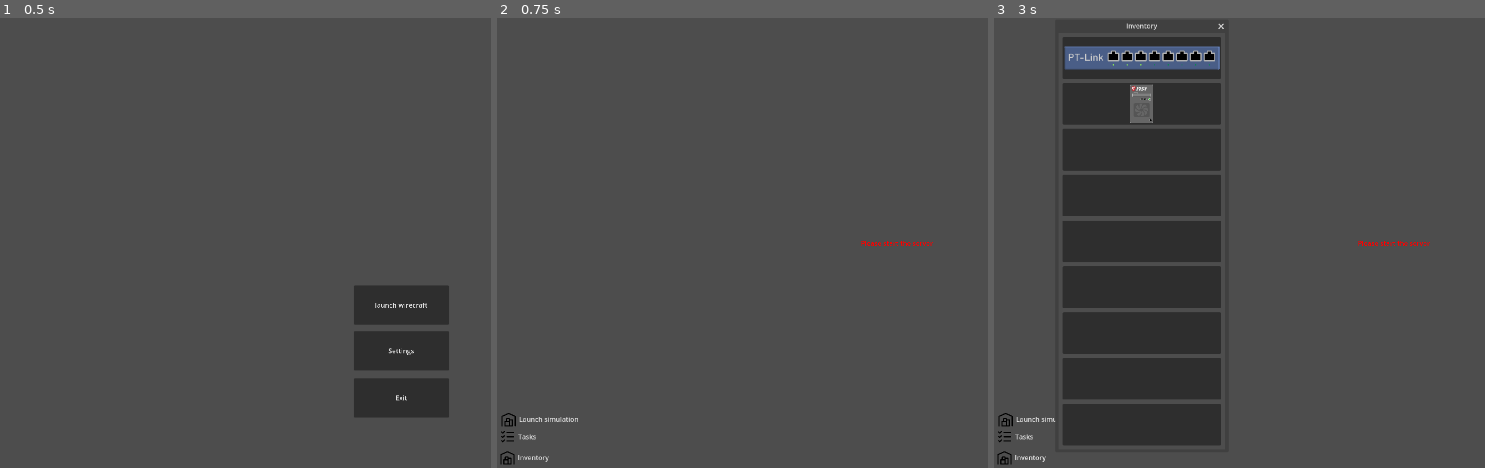
Above: before the commit, frames 1-3 (left to right).
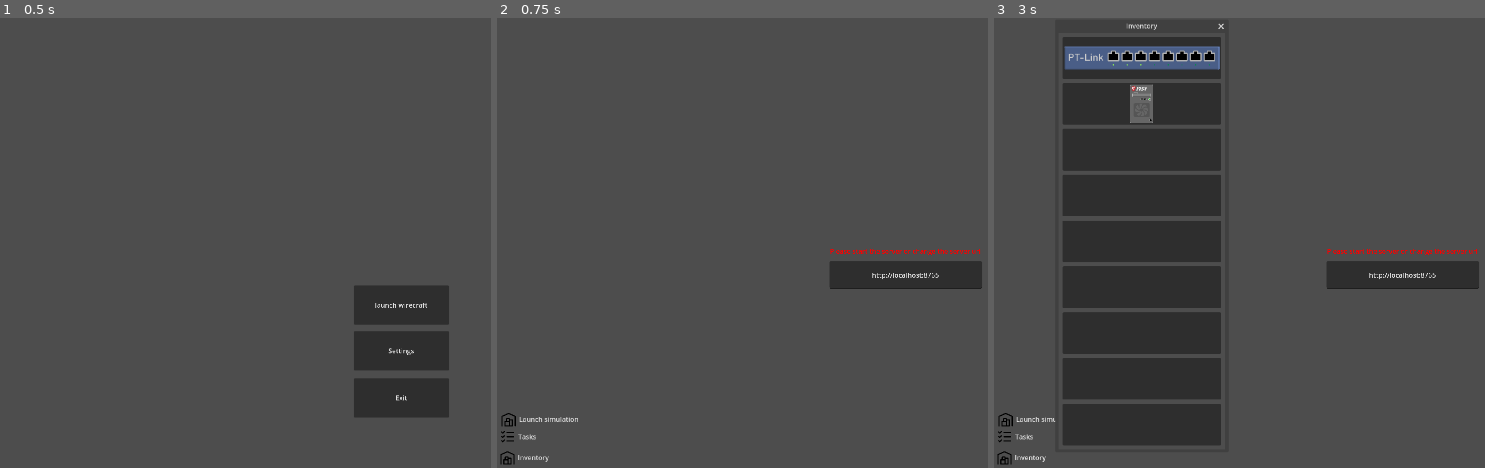
Above: after the commit, the same moments.

Repository: wirecraft-team/wirecraft
Game: Godot game, scene res://scenes/Menu.tscn
The game is run twice, just before and just after one commit, with the same random seed, the same clock (stepped at 60 frames per second) and the same inputs.
Inputs:
- Up to frame 1 (0.5 s): no input
- Up to frame 2 (0.75 s): click "launch wirecraft" at 0.5 s
- Up to frame 3 (3 s): click "Launch simulation" at 1.25 s; click "Launch simulation" at 2 s; click "Inventory" at 2.75 s

Frame 1 is identical in both runs. In frame 2, 2.1% of the frame differs, in the area x 67-99%, y 49-61%; in frame 3, 2.2%, in the area x 27-99%, y 1-61%.

Commit message:
feat: levels and server adress

Diff:
--- a/godot/scenes/Game.tscn
+++ b/godot/scenes/Game.tscn
@@ -196,7 +196,7 @@
 
 [node name="TaskWindow" type="Window" parent="CanvasLayer"]
 title = "Task"
-position = Vector2i(18, 36)
+position = Vector2i(0, 36)
 size = Vector2i(675, 722)
 unresizable = true
 script = ExtResource("10_qy1jj")
@@ -206,21 +206,29 @@
 offset_bottom = 40.0
 
 [node name="ServerText" type="RichTextLabel" parent="CanvasLayer"]
-anchors_preset = 8
-anchor_left = 0.5
-anchor_top = 0.5
-anchor_right = 0.5
-anchor_bottom = 0.5
-offset_left = -98.5
-offset_top = -18.5
-offset_right = 98.5
-offset_bottom = 18.5
-grow_horizontal = 2
-grow_vertical = 2
+offset_left = 735.0
+offset_top = 470.0
+offset_right = 1227.0
+offset_bottom = 650.0
 bbcode_enabled = true
-text = "[color=#ff0000]Please start the server[/color]"
+text = "[color=#ff0000]Please start the server or change the server url[/color]"
 horizontal_alignment = 1
 vertical_alignment = 1
+
+[node name="ServerUrl" type="LineEdit" parent="CanvasLayer/ServerText"]
+layout_mode = 1
+anchors_preset = -1
+anchor_left = -1.673
+anchor_top = -13.95
+anchor_right = -1.673
+anchor_bottom = -13.95
+offset_left = 886.116
+offset_top = 2625.0
+offset_right = 1252.12
+offset_bottom = 2691.0
+text = "http://localhost:8765"
+placeholder_text = "Server url"
+alignment = 1
 
 [node name="LaunchSimulation" type="Button" parent="CanvasLayer"]
 anchors_preset = 2
@@ -264,11 +272,40 @@
 offset_bottom = 925.0
 text = "Submit"
 
+[node name="Sucess" type="Node2D" parent="CanvasLayer"]
+visible = false
+
+[node name="SucessText" type="RichTextLabel" parent="CanvasLayer/Sucess"]
+anchors_preset = 8
+anchor_left = 0.5
+anchor_top = 0.5
+anchor_right = 0.5
+anchor_bottom = 0.5
+offset_left = 861.5
+offset_top = 521.5
+offset_right = 1058.5
+offset_bottom = 558.5
+grow_horizontal = 2
+grow_vertical = 2
+bbcode_enabled = true
+text = "[color=#00ff00]Level Complete ![/color]"
+horizontal_alignment = 1
+vertical_alignment = 1
+
+[node name="NextLevelButton" type="Button" parent="CanvasLayer/Sucess"]
+offset_left = 897.0
+offset_top = 559.0
+offset_right = 1026.0
+offset_bottom = 615.0
+text = "Go to next level"
+
 [connection signal="pressed" from="CanvasLayer/InventoryButton" to="CanvasLayer" method="_on_inventory_button_pressed"]
 [connection signal="close_requested" from="CanvasLayer/InventoryWindow" to="CanvasLayer" method="_on_inventory_window_close_requested"]
 [connection signal="pressed" from="CanvasLayer/InventoryWindow/Control/Add_Switch_Button" to="CanvasLayer/InventoryWindow" method="_on_add_switch_button_pressed"]
 [connection signal="pressed" from="CanvasLayer/InventoryWindow/Control/Add_PC_Button" to="CanvasLayer/InventoryWindow" method="_on_add_pc_button_pressed"]
 [connection signal="pressed" from="CanvasLayer/TaskButton" to="CanvasLayer" method="_on_task_button_pressed"]
 [connection signal="close_requested" from="CanvasLayer/TaskWindow" to="CanvasLayer" method="_on_task_window_close_requested"]
+[connection signal="text_submitted" from="CanvasLayer/ServerText/ServerUrl" to="ws" method="_on_server_url_text_submitted"]
 [connection signal="pressed" from="CanvasLayer/LaunchSimulation" to="ws" method="_on_launch_button_pressed"]
 [connection signal="pressed" from="CanvasLayer/InputGroup/Button" to="ws" method="_on_button_pressed"]
+[connection signal="pressed" from="CanvasLayer/Sucess/NextLevelButton" to="ws" method="_on_next_level_button_pressed"]
--- a/godot/scripts/ws.gd
+++ b/godot/scripts/ws.gd
@@ -1,25 +1,32 @@
 extends Node
-
+@export var level_id = 0
 # The URL we will connect to.
 @export var websocket_url = "ws://localhost:8765"
-
 # Our WebSocketClient instance.
 var socket = WebSocketPeer.new()
 var CableControler = preload("res://scripts/cable_controller.gd")
 
-func _ready():
-	# Initiate connection to the given URL.
+
+func connect_to_server():
+	socket = WebSocketPeer.new()
 	var err = socket.connect_to_url(websocket_url)
+	print("Trying to connect to:", websocket_url)
 	if err != OK:
 		print("Unable to connect")
+		print(err)
 		set_process(false)
 	else:
+		set_process(true)
+
+func _ready():
+	connect_to_server()
 		# Wait for the socket to connect.
-		await get_tree().create_timer(0.25).timeout
+	await get_tree().create_timer(0.25).timeout
+	print("connexion sucess")
 		# Send data.
-		socket.send_text('{"t": "GET_LEVEL_DEVICES", "d": {"level_id": 1}}')
-		socket.send_text('{"t": "GET_LEVEL_CABLES", "d": {"level_id": 1}}')
-		socket.send_text('{"t": "GET_LEVEL_TASKS", "d": {"level_id": 1}}')
+	socket.send_text('{"t": "GET_LEVEL_DEVICES", "d": {"level_id":'+ str(level_id)+'}}')
+	socket.send_text('{"t": "GET_LEVEL_CABLES", "d": {"level_id":'+ str(level_id)+'}}')
+	socket.send_text('{"t": "GET_LEVEL_TASKS", "d": {"level_id":'+ str(level_id)+'}}')
 
 
 func _process(_delta):
@@ -29,7 +36,6 @@
 
 	# get_ready_state() tells you what state the socket is in.
 	var state = socket.get_ready_state()
-
 	# WebSocketPeer.STATE_OPEN means the socket is connected and ready
 	# to send and receive data.
 	if state == WebSocketPeer.STATE_OPEN:
@@ -51,6 +57,7 @@
 				if data_received.t == "GET_LEVEL_TASKS_RESPONSE":
 					print("tasks are :" , data_received.d)
 					get_node("/root/Control/CanvasLayer/TaskWindow").update_tasks(data_received.d)
+					check_completion(data_received.d)
 				if data_received.t == "GET_DEVICE_RESPONSE":
 					if data_received.d.ip:
 						get_node("../CanvasLayer/InputGroup/IpAdressInput").text = data_received.d.ip
@@ -75,20 +82,31 @@
 func send_cable(start_id:int, start_port:int, end_id:int, end_port:int):
 	# Send cable information to the server
 	#TODO: Don't hardcode level_id
-	socket.send_text('{"t": "ADD_CABLE", "d": {"device_id_1": %d, "port_1": %d, "device_id_2": %d, "port_2": %d, "level_id": 1}}' % [start_id, start_port, end_id, end_port])
+	socket.send_text('{"t": "ADD_CABLE", "d": {"device_id_1": %d, "port_1": %d, "device_id_2": %d, "port_2": %d, "level_id": %d}}' % [start_id, start_port, end_id, end_port, level_id])
 
 func add_device(device_name, device_type):
-	socket.send_text('{"t":"ADD_DEVICE", "d":{"name":"%s", "type":"%s", "x":0, "y":0, "level_id":1}}' % [device_name, device_type])
-	socket.send_text('{"t": "GET_LEVEL_DEVICES", "d": {"level_id": 1}}')
-	socket.send_text('{"t": "GET_LEVEL_CABLES", "d": {"level_id": 1}}')
+	socket.send_text('{"t":"ADD_DEVICE", "d":{"name":"%s", "type":"%s", "x":0, "y":0, "level_id":%d}}' % [device_name, device_type, level_id])
+	socket.send_text('{"t": "GET_LEVEL_DEVICES", "d": {"level_id":'+ str(level_id)+'}}')
+	socket.send_text('{"t": "GET_LEVEL_CABLES", "d": {"level_id":'+ str(level_id)+'}}')
 
 func update_device_position(device_id:int, x:float, y:float):
 	socket.send_text('{"t": "UPDATE_DEVICE_POSITION", "d": {"device_id": %d, "x": %d, "y": %d}}' % [device_id, int(x), int(y)])
-	socket.send_text('{"t": "GET_LEVEL_CABLES", "d": {"level_id": 1}}')
+	socket.send_text('{"t": "GET_LEVEL_CABLES", "d": {"level_id":'+ str(level_id)+'}}')
 
 func update_tasks():
-	socket.send_text('{"t": "GET_LEVEL_TASKS", "d": {"level_id": 1}}')
+	socket.send_text('{"t": "GET_LEVEL_TASKS", "d": {"level_id":'+ str(level_id)+'}}')
 
+func update_devices():
+	socket.send_text('{"t": "GET_LEVEL_DEVICES", "d": {"level_id":'+ str(level_id)+'}}')
+
+func update_cables():
+	socket.send_text('{"t": "GET_LEVEL_CABLES", "d": {"level_id":'+ str(level_id)+'}}')
+
+func update_game():
+	# to be called when we want the whole thing refreshed (level sucess)
+	update_cables()
+	update_tasks()
+	update_devices()
 # func get_ip(device_id:int):
 # 	socket.send_text('{"t": "GET_IP", "d": {"device_id":' +str(device_id)+'}}')
 
@@ -97,7 +115,8 @@
 
 
 func _on_launch_button_pressed() -> void:
-		socket.send_text('{"t": "LAUNCH_SIMULATION", "d": {"level_id": 1}}')
+		socket.send_text('{"t": "LAUNCH_SIMULATION", "d": {"level_id":'+ str(level_id)+'}}')
+		socket.send_text('{"t": "GET_LEVEL_TASKS", "d": {"level_id":'+ str(level_id)+'}}')
 
 
 func _on_button_pressed() -> void:
@@ -116,3 +135,25 @@
 	get_node("../CanvasLayer/InputGroup").visible = false
 	ip_input.text = ""
 	name_input.text = ""
+
+func check_completion(data):
+	for task in data:
+		if task.completed != true:
+			print(str(task)+" is not completed")
+			return
+	level_id+=1
+	update_game()
+	show_level_succes_modal()
+
+func show_level_succes_modal():
+	get_node("../CanvasLayer/Sucess").visible = true
+
+
+func _on_next_level_button_pressed() -> void:
+	get_node("../CanvasLayer/Sucess").visible = false
+
+
+
+func _on_server_url_text_submitted(new_text: String) -> void:
+	websocket_url = new_text
+	connect_to_server()
